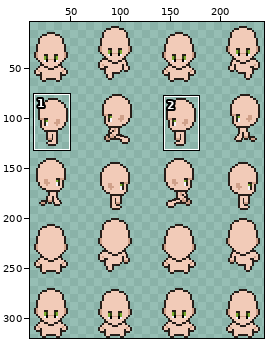
A sprite sheet gets an edit: public/assets/sp15.png. Above, an overview of the earlier version with the close-up marked.
Close-up. As it was:
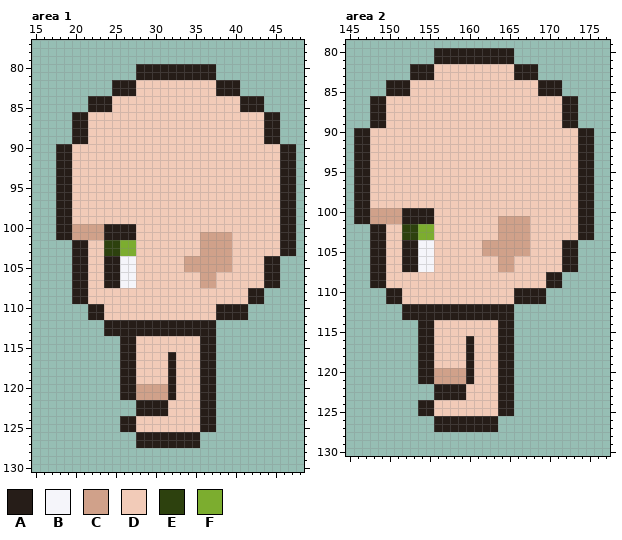
The file is 256x320 pixels. Shown: area 1: x 15..48, y 77..130; area 2: x 145..177, y 79..130. The wide view leaves out empty margins. The commit also changed other parts of the picture, which this record leaves out.
Palette (. is transparent): A #261d18  B #f5f5fa  C #d0a18a  D #f2cbb8  E #2d410e  F #7cad2f
New version:
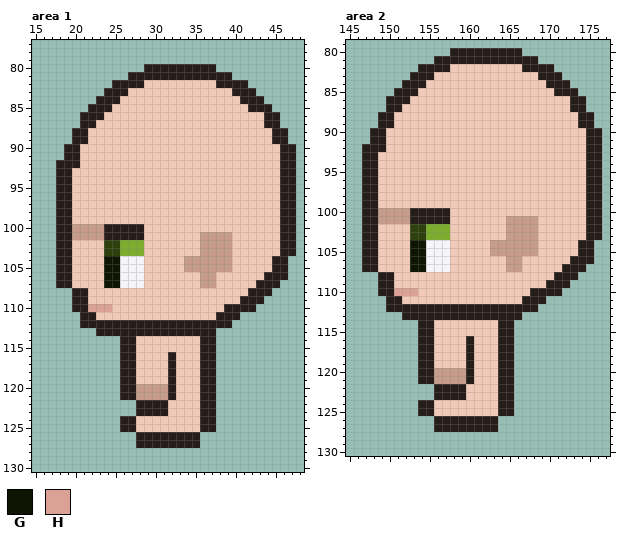
Colours new in this view: G #0e1503  H #dba195
Change:
@@ palette @@
-C #d0a18a
+C #c59d8a
--- area 1
@@ x 15..48 @@
  79 ..................................
- 80 .............AAAAAAAAAA...........
- 81 .............AAAAAAAAAA...........
- 82 ..........AAADDDDDDDDDDAAA........
- 83 ..........AAADDDDDDDDDDAAA........
- 84 .......AAADDDDDDDDDDDDDDDDAAA.....
- 85 .......AAADDDDDDDDDDDDDDDDAAA.....
- 86 .....AADDDDDDDDDDDDDDDDDDDDDDAA...
- 87 .....AADDDDDDDDDDDDDDDDDDDDDDAA...
- 88 .....AADDDDDDDDDDDDDDDDDDDDDDAA...
- 89 .....AADDDDDDDDDDDDDDDDDDDDDDAA...
- 90 ...AADDDDDDDDDDDDDDDDDDDDDDDDDDAA.
- 91 ...AADDDDDDDDDDDDDDDDDDDDDDDDDDAA.
- 92 ...AADDDDDDDDDDDDDDDDDDDDDDDDDDAA.
+ 80 ..............AAAAAAAAA...........
+ 81 ............AAAAAAAAAAAAA.........
+ 82 ..........AAAADDDDDDDDDAAAA.......
+ 83 .........AAADDDDDDDDDDDDDAAA......
+ 84 ........AAADDDDDDDDDDDDDDDAAA.....
+ 85 .......AAADDDDDDDDDDDDDDDDDAAA....
+ 86 ......AAADDDDDDDDDDDDDDDDDDDDAA...
+ 87 ......AADDDDDDDDDDDDDDDDDDDDDAA...
+ 88 .....AADDDDDDDDDDDDDDDDDDDDDDDAA..
+ 89 .....AADDDDDDDDDDDDDDDDDDDDDDDAA..
+ 90 ....AADDDDDDDDDDDDDDDDDDDDDDDDDAA.
+ 91 ....AADDDDDDDDDDDDDDDDDDDDDDDDDAA.
+ 92 ...AAADDDDDDDDDDDDDDDDDDDDDDDDDAA.
  93 ...AADDDDDDDDDDDDDDDDDDDDDDDDDDAA.
@@ x 15..48 @@
  99 ...AADDDDDDDDDDDDDDDDDDDDDDDDDDAA.
-100 ...AACCCCAAAADDDDDDDDDDDDDDDDDDAA.
-101 ...AACCCCAAAADDDDDDDDCCCCDDDDDDAA.
-102 .....AADDEEFFDDDDDDDDCCCCDDDDDDAA.
-103 .....AADDEEFFDDDDDDDDCCCCDDDDDDAA.
-104 .....AADDAABBDDDDDDCCCCCCDDDDAA...
-105 .....AADDAABBDDDDDDCCCCCCDDDDAA...
-106 .....AADDAABBDDDDDDDDCCDDDDDDAA...
-107 .....AADDAABBDDDDDDDDCCDDDDDDAA...
-108 .....AADDDDDDDDDDDDDDDDDDDDAA.....
-109 .....AADDDDDDDDDDDDDDDDDDDDAA.....
-110 .......AADDDDDDDDDDDDDDAAAA.......
-111 .......AADDDDDDDDDDDDDDAAAA.......
-112 .........AAAAAAAAAAAAAA...........
-113 .........AAAAAAAAAAAAAA...........
+100 ...AACCCCAAAAADDDDDDDDDDDDDDDDDAA.
+101 ...AACCCCAAAAADDDDDDDCCCCDDDDDDAA.
+102 ...AADDDDEEFFFDDDDDDDCCCCDDDDDDAA.
+103 ...AADDDDEEFFFDDDDDDDCCCCDDDDDDAA.
+104 ...AADDDDGGBBBDDDDDCCCCCCDDDDDAA..
+105 ...AADDDDGGBBBDDDDDCCCCCCDDDDDAA..
+106 ...AADDDDGGBBBDDDDDDDCCDDDDDDAAA..
+107 ...AADDDDGGBBBDDDDDDDCCDDDDDAAA...
+108 .....AADDDDDDDDDDDDDDDDDDDDAAA....
+109 .....AADDDDDDDDDDDDDDDDDDDAAA.....
+110 .....AAHHHDDDDDDDDDDDDDDAAAA......
+111 ......AADDDDDDDDDDDDDDDAAA........
+112 ......AAAAAAAAAAAAAAAAAAA.........
+113 ........AAAAAAAAAAAAAAA...........
 114 ...........AADDDDDDDDAA...........
--- area 2
@@ x 145..177 @@
  79 .................................
- 80 ...........AAAAAAAAAA............
- 81 ...........AAAAAAAAAA............
- 82 ........AAADDDDDDDDDDAAA.........
- 83 ........AAADDDDDDDDDDAAA.........
- 84 .....AAADDDDDDDDDDDDDDDDAAA......
- 85 .....AAADDDDDDDDDDDDDDDDAAA......
- 86 ...AADDDDDDDDDDDDDDDDDDDDDDAA....
- 87 ...AADDDDDDDDDDDDDDDDDDDDDDAA....
- 88 ...AADDDDDDDDDDDDDDDDDDDDDDAA....
- 89 ...AADDDDDDDDDDDDDDDDDDDDDDAA....
- 90 .AADDDDDDDDDDDDDDDDDDDDDDDDDDAA..
- 91 .AADDDDDDDDDDDDDDDDDDDDDDDDDDAA..
- 92 .AADDDDDDDDDDDDDDDDDDDDDDDDDDAA..
- 93 .AADDDDDDDDDDDDDDDDDDDDDDDDDDAA..
- 94 .AADDDDDDDDDDDDDDDDDDDDDDDDDDAA..
- 95 .AADDDDDDDDDDDDDDDDDDDDDDDDDDAA..
- 96 .AADDDDDDDDDDDDDDDDDDDDDDDDDDAA..
- 97 .AADDDDDDDDDDDDDDDDDDDDDDDDDDAA..
- 98 .AADDDDDDDDDDDDDDDDDDDDDDDDDDAA..
- 99 .AADDDDDDDDDDDDDDDDDDDDDDDDDDAA..
-100 .AACCCCAAAADDDDDDDDDDDDDDDDDDAA..
-101 .AACCCCAAAADDDDDDDDCCCCDDDDDDAA..
-102 ...AADDEEFFDDDDDDDDCCCCDDDDDDAA..
-103 ...AADDEEFFDDDDDDDDCCCCDDDDDDAA..
-104 ...AADDAABBDDDDDDCCCCCCDDDDAA....
-105 ...AADDAABBDDDDDDCCCCCCDDDDAA....
-106 ...AADDAABBDDDDDDDDCCDDDDDDAA....
-107 ...AADDAABBDDDDDDDDCCDDDDDDAA....
-108 ...AADDDDDDDDDDDDDDDDDDDDAA......
-109 ...AADDDDDDDDDDDDDDDDDDDDAA......
-110 .....AADDDDDDDDDDDDDDAAAA........
-111 .....AADDDDDDDDDDDDDDAAAA........
-112 .......AAAAAAAAAAAAAA............
-113 .......AAAAAAAAAAAAAA............
+ 80 .............AAAAAAAAA...........
+ 81 ...........AAAAAAAAAAAAA.........
+ 82 .........AAAADDDDDDDDDAAAA.......
+ 83 ........AAADDDDDDDDDDDDDAAA......
+ 84 .......AAADDDDDDDDDDDDDDDAAA.....
+ 85 ......AAADDDDDDDDDDDDDDDDDAAA....
+ 86 .....AAADDDDDDDDDDDDDDDDDDDDAA...
+ 87 .....AADDDDDDDDDDDDDDDDDDDDDAA...
+ 88 ....AADDDDDDDDDDDDDDDDDDDDDDDAA..
+ 89 ....AADDDDDDDDDDDDDDDDDDDDDDDAA..
+ 90 ...AADDDDDDDDDDDDDDDDDDDDDDDDDAA.
+ 91 ...AADDDDDDDDDDDDDDDDDDDDDDDDDAA.
+ 92 ..AAADDDDDDDDDDDDDDDDDDDDDDDDDAA.
+ 93 ..AADDDDDDDDDDDDDDDDDDDDDDDDDDAA.
+ 94 ..AADDDDDDDDDDDDDDDDDDDDDDDDDDAA.
+ 95 ..AADDDDDDDDDDDDDDDDDDDDDDDDDDAA.
+ 96 ..AADDDDDDDDDDDDDDDDDDDDDDDDDDAA.
+ 97 ..AADDDDDDDDDDDDDDDDDDDDDDDDDDAA.
+ 98 ..AADDDDDDDDDDDDDDDDDDDDDDDDDDAA.
+ 99 ..AADDDDDDDDDDDDDDDDDDDDDDDDDDAA.
+100 ..AACCCCAAAAADDDDDDDDDDDDDDDDDAA.
+101 ..AACCCCAAAAADDDDDDDCCCCDDDDDDAA.
+102 ..AADDDDEEFFFDDDDDDDCCCCDDDDDDAA.
+103 ..AADDDDEEFFFDDDDDDDCCCCDDDDDDAA.
+104 ..AADDDDGGBBBDDDDDCCCCCCDDDDDAA..
+105 ..AADDDDGGBBBDDDDDCCCCCCDDDDDAA..
+106 ..AADDDDGGBBBDDDDDDDCCDDDDDDAAA..
+107 ..AADDDDGGBBBDDDDDDDCCDDDDDAAA...
+108 ....AADDDDDDDDDDDDDDDDDDDDAAA....
+109 ....AADDDDDDDDDDDDDDDDDDDAAA.....
+110 ....AAHHHDDDDDDDDDDDDDDAAAA......
+111 .....AADDDDDDDDDDDDDDDAAA........
+112 .....AAAAAAAAAAAAAAAAAAA.........
+113 .......AAAAAAAAAAAAAAA...........
 114 .........AADDDDDDDDAA............
Changed places in both close-ups, as pixel boxes (x1, y1, x2, y2):
changed: (56, 64, 144, 168)
changed: (216, 72, 288, 144)
changed: (56, 224, 144, 336)
changed: (184, 232, 288, 328)
changed: (136, 384, 168, 400)
changed: (354, 48, 602, 320)
changed: (434, 368, 466, 384)
